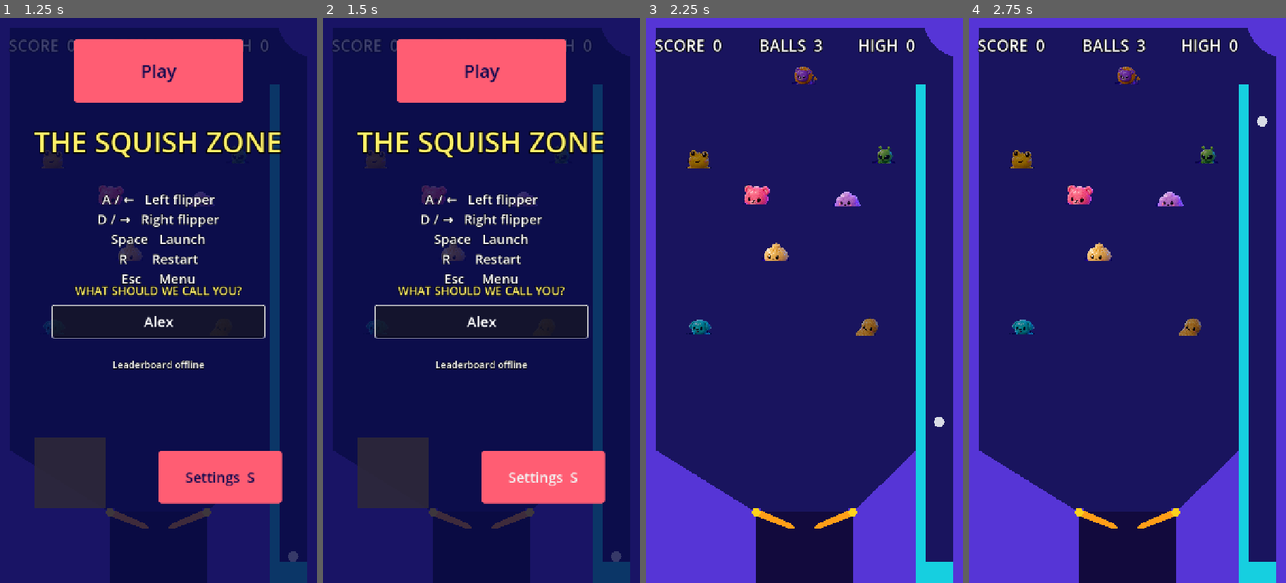
Above: before the commit, frames 1-4 (left to right).
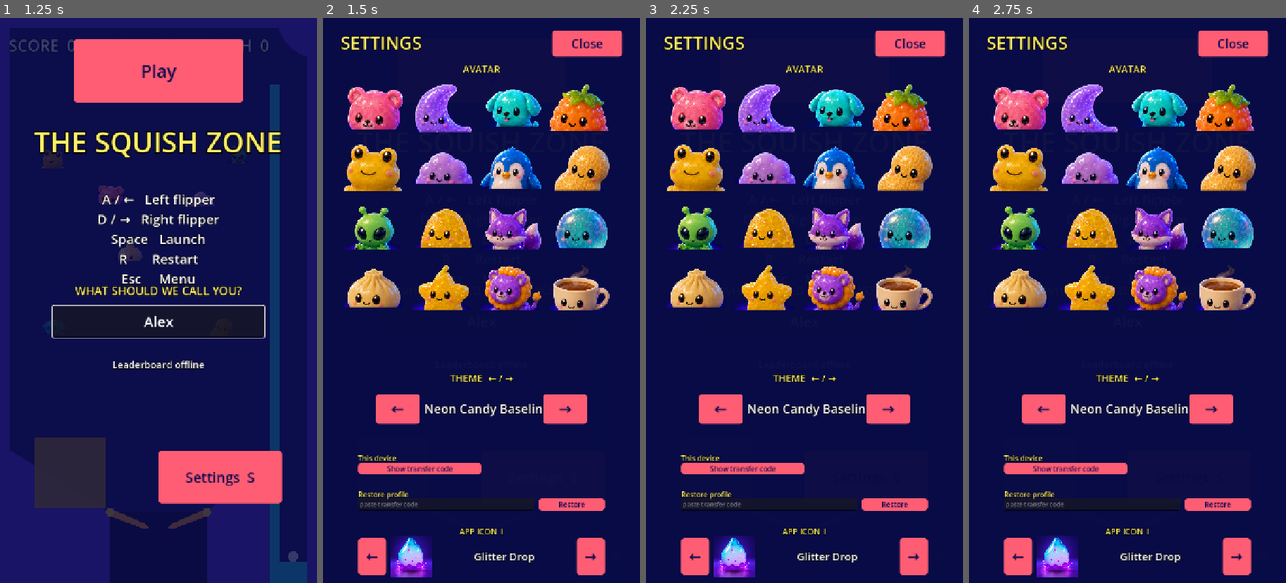
Above: after the commit, the same moments.

Repository: StephenForte/The-Squishy-Pinball-Machine
Game: Godot game, scene res://scenes/main.tscn
Two runs of this game, one before a commit and one after it. Both use one fixed random seed, a clock stepped at 60 frames per second and the inputs below.
Inputs (mouse positions are in pixels of both pictures, inside the frame that each line leads up to):
- Up to frame 1 (1.25 s): click (158, 323) at 0.52 s; type "Alex" at 0.6 s
- Up to frame 2 (1.5 s): click "Settings S" at 1.25 s
- Up to frame 3 (2.25 s): click "Play" at 2 s
- Up to frame 4 (2.75 s): no input

Frame 1 is identical in both runs. In frame 2, 53% of the frame differs, in the area x 0-100%, y 0-100%; in frame 3, 88%; in frame 4, 88%.

Commit message:
T30: open Settings from a focused name field.
A fresh device auto-focuses the name prompt, and the Settings button takes no focus, so the tap never cleared the capturing gate.

Co-authored-by: Cursor <cursoragent@cursor.com>

Diff:
--- a/scripts/ui/title.gd
+++ b/scripts/ui/title.gd
@@ -32,7 +32,7 @@
 	if not profile.avatar_changed.is_connected(_on_avatar_changed):
 		profile.avatar_changed.connect(_on_avatar_changed)
 	_settings_button.focus_mode = Control.FOCUS_NONE
-	_settings_button.pressed.connect(_open_settings)
+	_settings_button.pressed.connect(_on_settings_pressed)
 	_name_button.focus_mode = Control.FOCUS_NONE
 	_name_button.pressed.connect(_open_name)
 	_play_button.focus_mode = Control.FOCUS_NONE
@@ -207,6 +207,15 @@
 		_settings.open()
 
 
+## The button takes no focus, so a tap does not blur NameEdit. A fresh device
+## auto-focuses that field; release it first. S while the field is focused
+## still reaches _open_settings and is refused.
+func _on_settings_pressed() -> void:
+	if _name_entry != null:
+		_name_entry.release_name_focus()
+	_open_settings()
+
+
 func _close_settings() -> void:
 	if _settings != null and _settings.has_method("close"):
 		_settings.close()
--- a/tests/title_touch_test.gd
+++ b/tests/title_touch_test.gd
@@ -112,15 +112,15 @@
 
 
 func _case_settings_with_empty_name(main: Node, title: Node) -> bool:
-	print("TITLE_TOUCH case 3 empty name opens settings")
+	print("TITLE_TOUCH case 3 settings opens while name field is focused")
 	if title.has_method("show_menu"):
 		title.show_menu()
 	await process_frame
 	await process_frame
 	if not title.visible:
 		return _fail("case 3: Title should be visible")
-	if not await _release_name_capture(title):
-		return _fail("case 3: could not leave the name field")
+	if not await _wait_capturing(title):
+		return _fail("case 3: name field did not capture on an empty name")
 	var button := title.get_node_or_null("SettingsButton") as Button
 	var settings := title.get_node_or_null("Settings")
 	if button == null or settings == null:
@@ -133,7 +133,7 @@
 	else:
 		open = settings.visible
 	if not open:
-		return _fail("case 3: Settings button did not open the overlay")
+		return _fail("case 3: Settings button did not open the overlay while the name field was focused")
 	if settings.has_method("close"):
 		settings.close()
 	await process_frame
